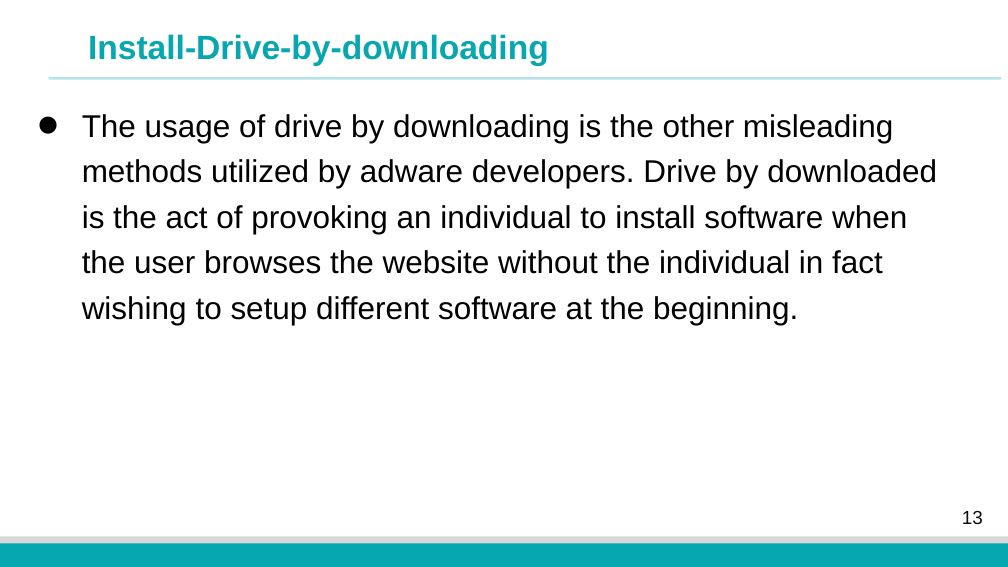
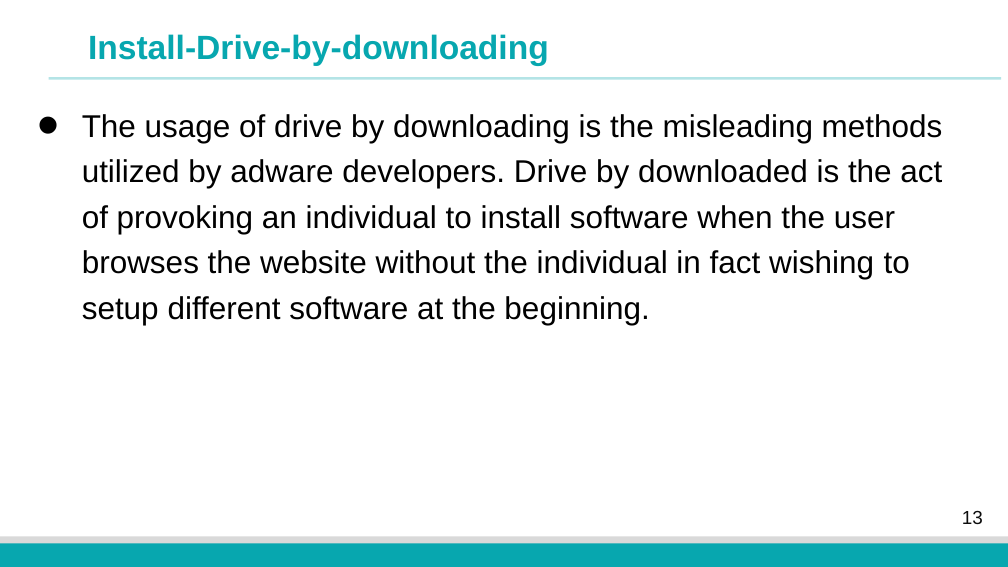
Before and after one commit to fangtian-zhong/fangtian-zhong.github.io, a slide deck: slide 13 of assets/slides/CSCI_591_Malicious_Code_Analysis_12.pptx. Drawn at 1008x567 pixels with LibreOffice and Linux fonts; fonts in the diff are those of the drawing; background and template pictures are left out. Boxes give left, top, right and bottom in pixels: in the first picture for what was removed or moved away, otherwise in the second. Text is boxed around its words. In the diff, an @@ line names an element or a change of style, - is before the commit and + after.

```diff
--- a/assets/slides/CSCI_591_Malicious_Code_Analysis_12.pptx
+++ b/assets/slides/CSCI_591_Malicious_Code_Analysis_12.pptx
@@ text at bbox=[82, 114, 943, 325]: text changed @@
-• The usage of drive by downloading is the other misleading methods utilized by adware developers. Drive by downloaded is the act of provoking an individual to install software when the user browses the website without the individual in fact wishing to setup different software at the beginning.
+• The usage of drive by downloading is the misleading methods utilized by adware developers. Drive by downloaded is the act of provoking an individual to install software when the user browses the website without the individual in fact wishing to setup different software at the beginning.
```
Also in this commit, not shown: 6 other slides changed.
